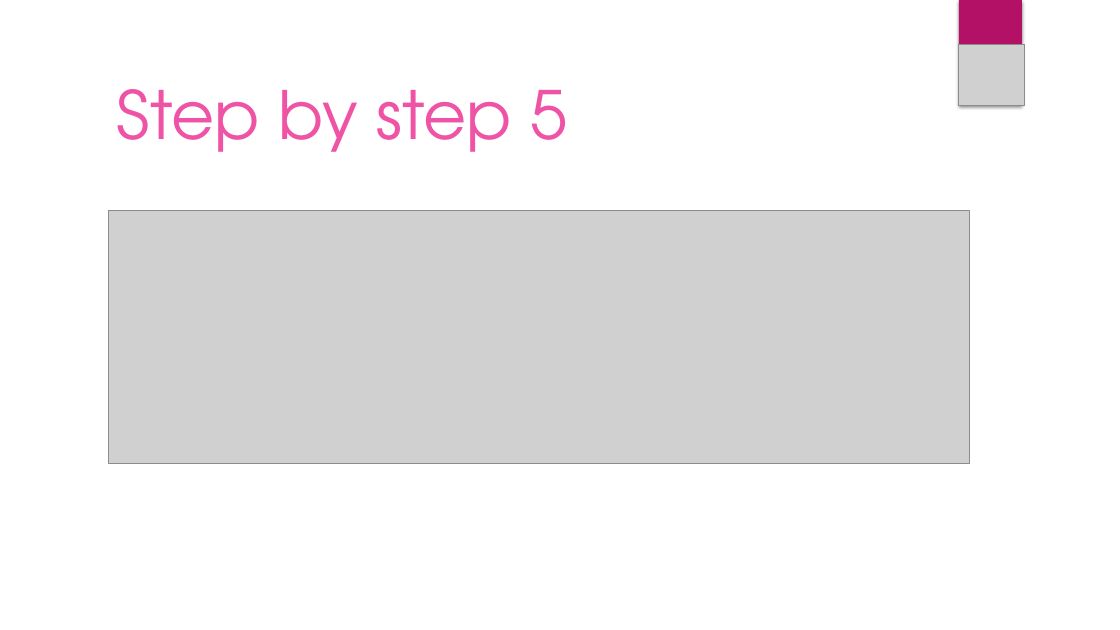
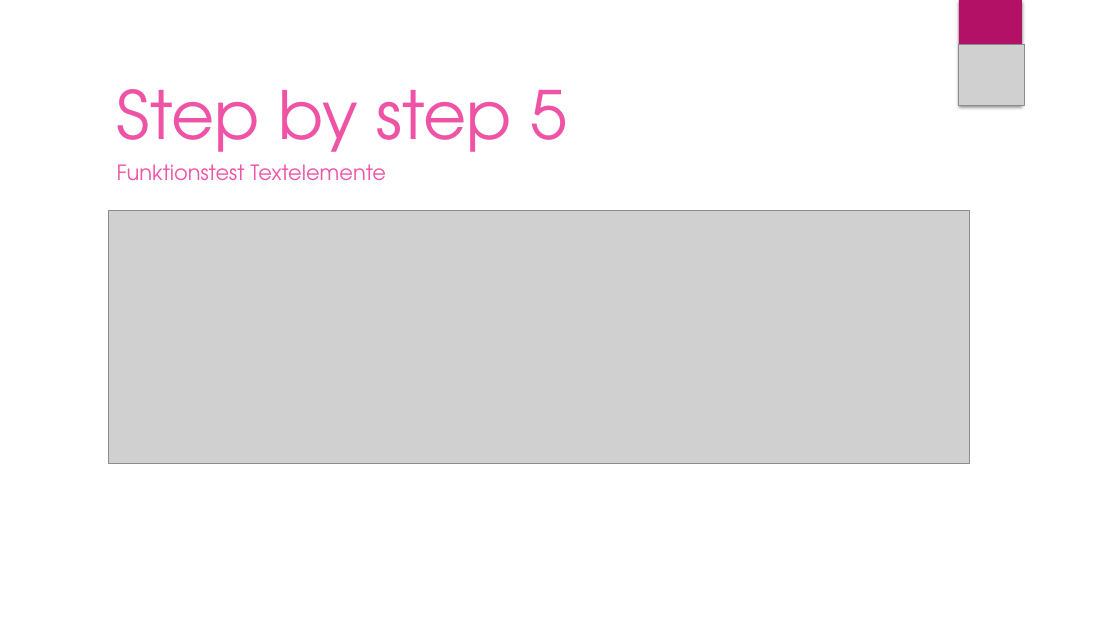
Before and after one commit to Tom-Necke/Dream-Team, a slide deck: slide 11 of Shorty by DreamTeam.pptx. Drawn at 1120x630 pixels with LibreOffice and Linux fonts; fonts in the diff are those of the drawing; grey boxes stand for pictures; background and template pictures are left out. Boxes give left, top, right and bottom in pixels: in the first picture for what was removed or moved away, otherwise in the second. Text is boxed around its words. In the diff, an @@ line names an element or a change of style, - is before the commit and + after.

```diff
--- a/Shorty by DreamTeam.pptx
+++ b/Shorty by DreamTeam.pptx
@@ text added at (x1=117, y1=164, x2=386, y2=180), 18 pt, text #EF53A5 @@
+Funktionstest Textelemente
```
Also in this commit, not shown: 8 other slides changed, 1 slide added, 1 slide removed, 2 other files.
